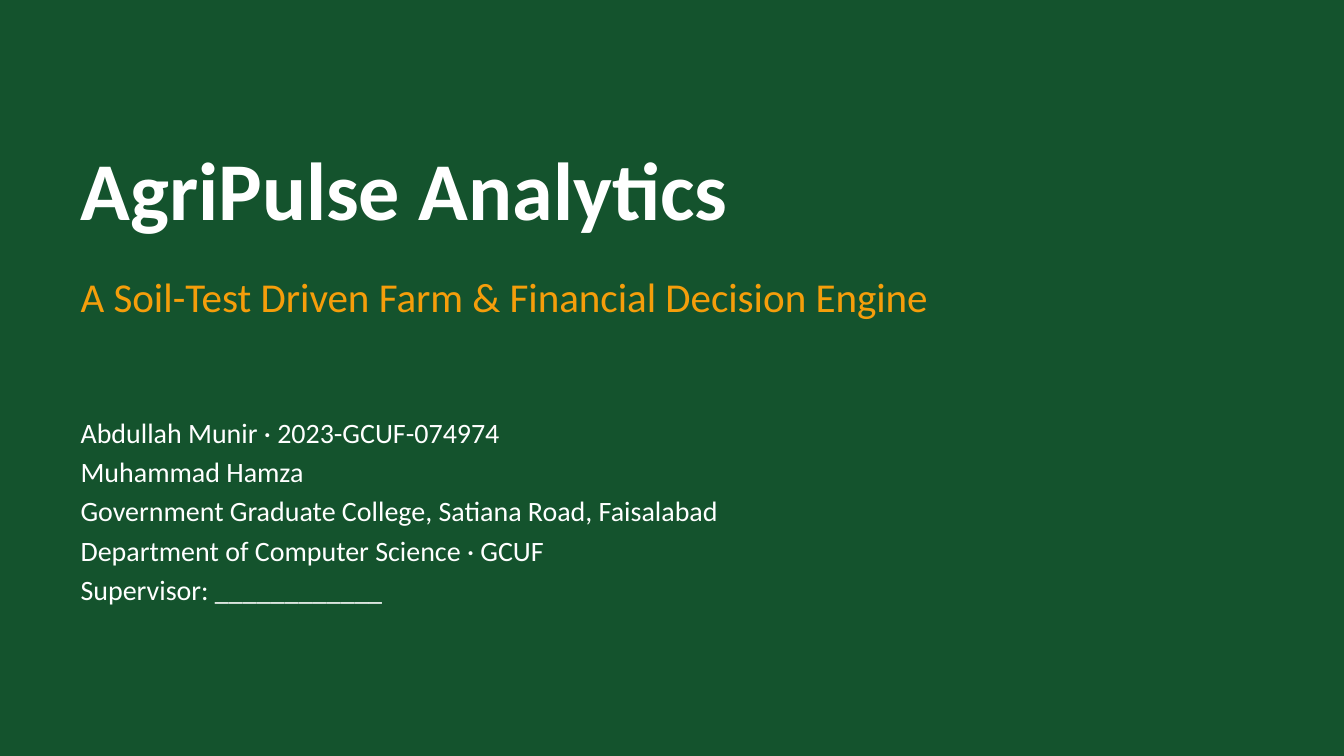
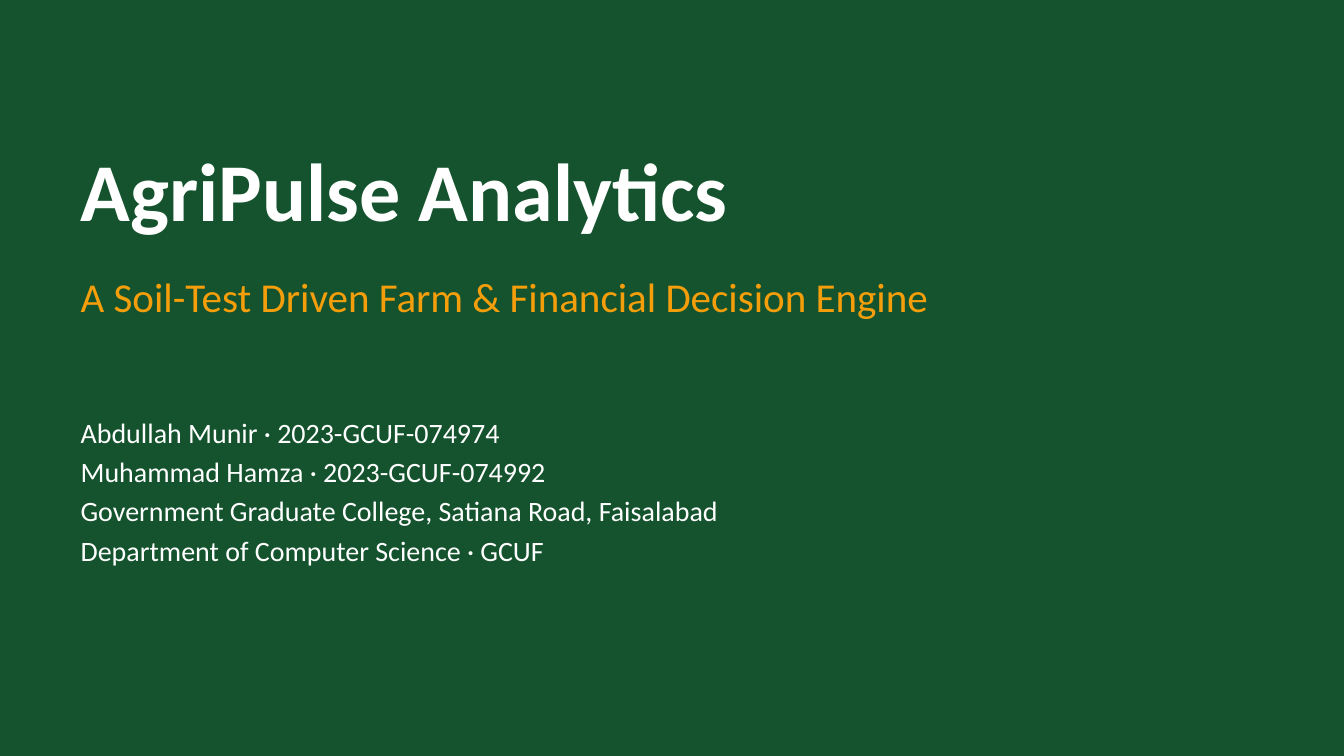
Before and after one commit to abdullahmunir139/my-fyp, a slide deck: slide 1 of deliverables/proposal/ppt/group_2_AgriPulse_Soil-Test_Driven_Farm_Planner.pptx. Drawn at 1344x756 pixels with LibreOffice and Linux fonts; fonts in the diff are those of the drawing. Boxes give left, top, right and bottom in pixels: in the first picture for what was removed or moved away, otherwise in the second. Text is boxed around its words. In the diff, an @@ line names an element or a change of style, - is before the commit and + after.

```diff
--- a/deliverables/proposal/ppt/group_2_AgriPulse_Soil-Test_Driven_Farm_Planner.pptx
+++ b/deliverables/proposal/ppt/group_2_AgriPulse_Soil-Test_Driven_Farm_Planner.pptx
@@ text at (81,462,545,483): text changed @@
-Muhammad Hamza
+Muhammad Hamza · 2023-GCUF-074992
@@ text at (81,580,209,605): paragraph removed @@
-Supervisor: ____________
```
Also in this commit, not shown: 9 other slides changed, 2 slides added, 8 slides removed, 2 other files.
